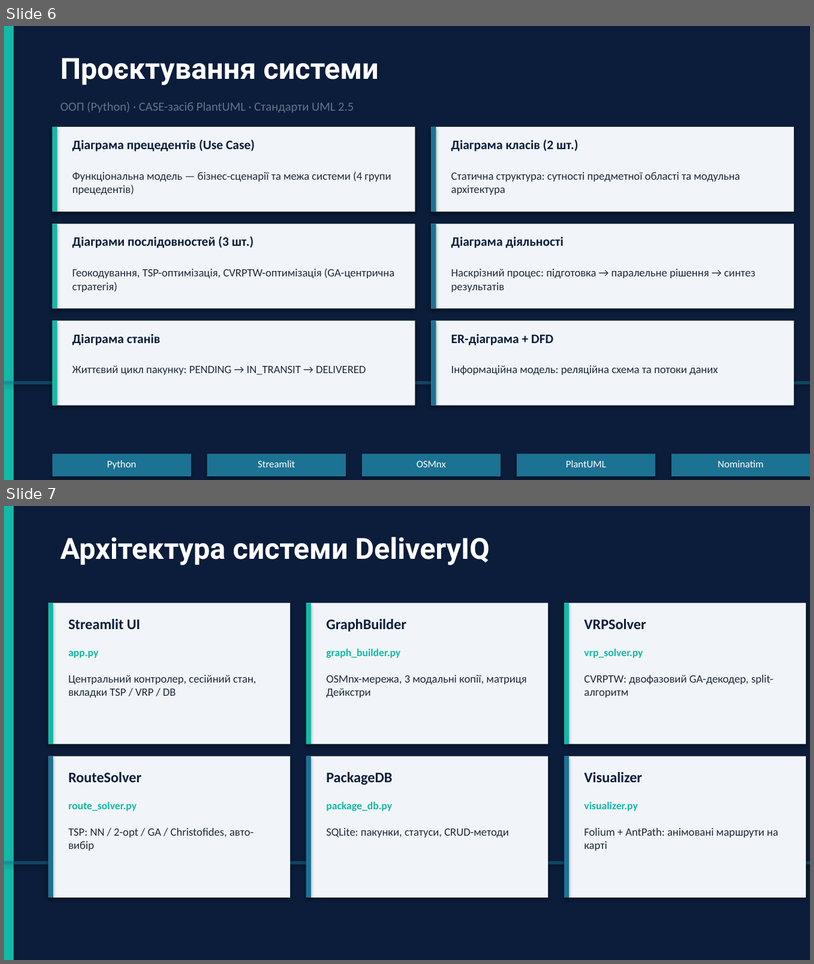
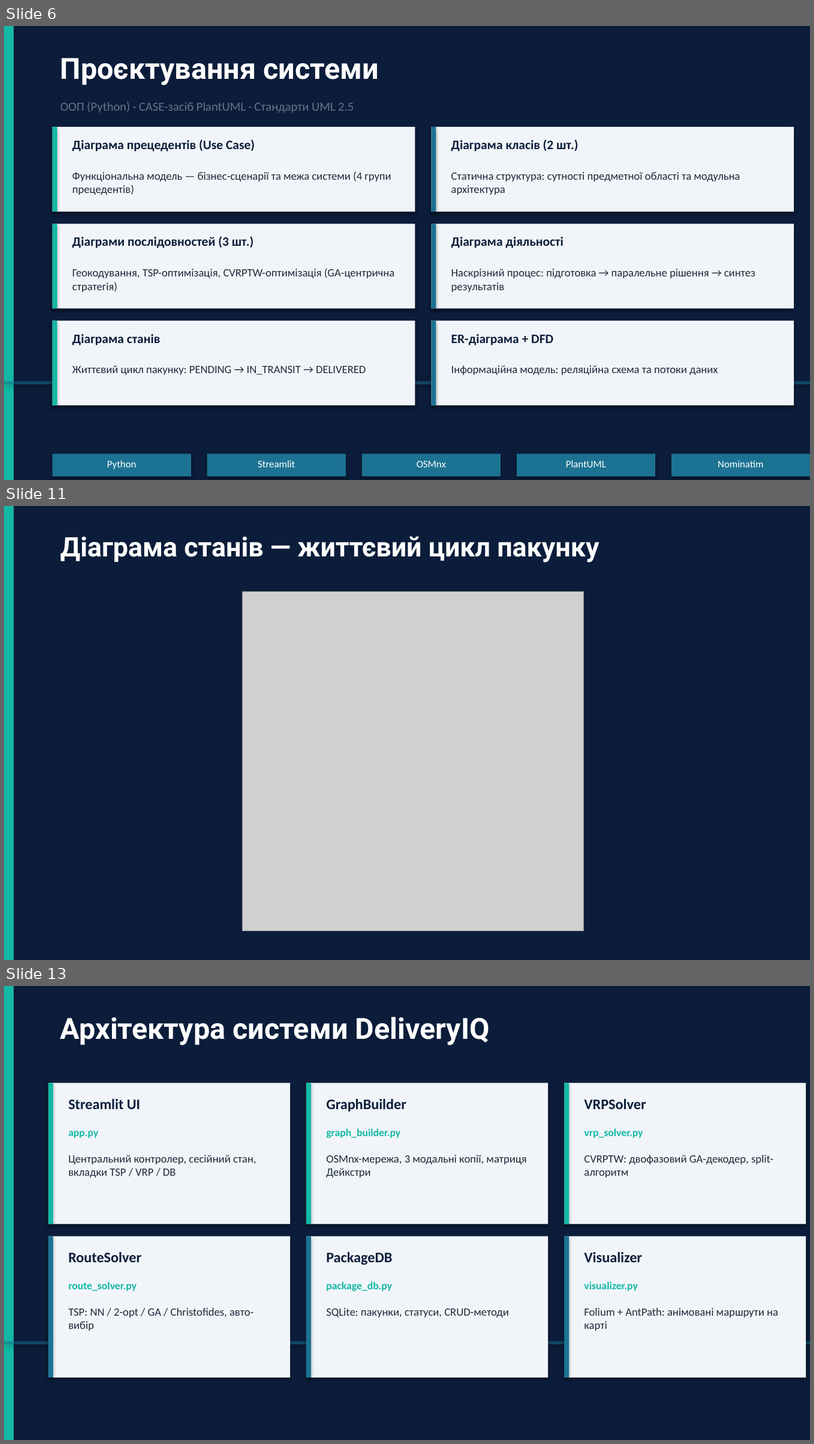
Before and after one commit to timurrte/DeliveryIQ, a slide deck: Звіт/Диплом/Презентація/Презентація_диплом_Ніколаєв.pptx. Shown one above the other, each under a label of ours: slides 6 and 7 before the commit, slides 6, 11 and 13 after it; the slides between them are not shown. The pictures are 814x964 and 814x1444 pixels, drawn with LibreOffice and Linux fonts; fonts in the diff are those of the drawing; grey boxes stand for pictures. Boxes give left, top, right and bottom in pixels: in the first picture for what was removed or moved away, otherwise in the second. Text is boxed around its words. In the diff, an @@ line names an element or a change of style, - is before the commit and + after.

```diff
--- a/Звіт/Диплом/Презентація/Презентація_диплом_Ніколаєв.pptx
+++ b/Звіт/Диплом/Презентація/Презентація_диплом_Ніколаєв.pptx
@@ slide 11 added at [4, 506, 810, 960], background #0B1D3A @@
@@ rectangle added at [4, 506, 14, 959], fill #14B8A6 @@
@@ text added at [60, 536, 599, 562], 24 pt, text #FFFFFF, bold @@
+Діаграма станів — життєвий цикл пакунку
@@ picture added at [243, 591, 584, 931] @@
@@ what was slide 7 is now slide 13 @@
```
Also in this commit, not shown: 4 slides changed, 13 other slides added, 14 other files.
